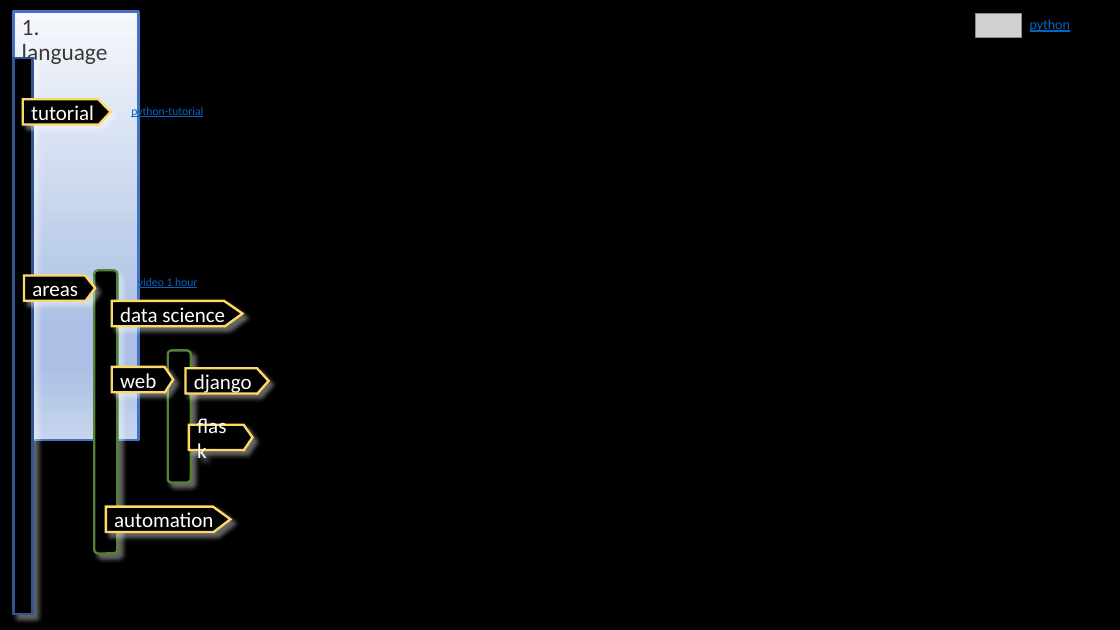
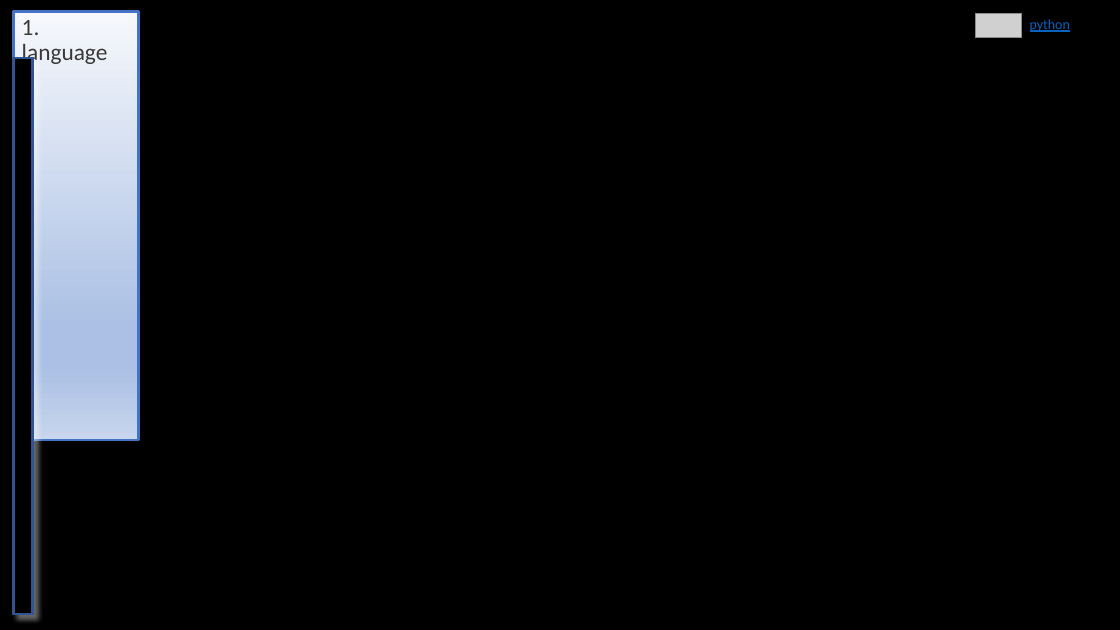
Before and after one commit to 1010836/portfolio, a slide deck: slide 1 of python/language/language.pptx. Drawn at 1120x630 pixels with LibreOffice and Linux fonts; fonts in the diff are those of the drawing; grey boxes stand for pictures; background and template pictures are left out. Boxes give left, top, right and bottom in pixels: in the first picture for what was removed or moved away, otherwise in the second. Text is boxed around its words. In the diff, an @@ line names an element or a change of style, - is before the commit and + after.

Commit message:
python

```diff
--- a/python/language/language.pptx
+++ b/python/language/language.pptx
@@ freeform shape removed at (x1=23, y1=99, x2=110, y2=124) @@
-tutorial
@@ text removed at (x1=131, y1=105, x2=203, y2=118) @@
-python-tutorial
@@ freeform shape removed at (x1=24, y1=276, x2=96, y2=301) @@
-areas
@@ rounded rectangle removed at (x1=94, y1=271, x2=117, y2=554) @@
@@ text removed at (x1=138, y1=276, x2=197, y2=289) @@
-video 1 hour
@@ freeform shape removed at (x1=112, y1=301, x2=243, y2=326) @@
-data science
@@ rounded rectangle removed at (x1=168, y1=350, x2=191, y2=482) @@
@@ freeform shape removed at (x1=112, y1=367, x2=173, y2=392) @@
-web
@@ freeform shape removed at (x1=186, y1=368, x2=269, y2=393) @@
-django
@@ freeform shape removed at (x1=189, y1=425, x2=253, y2=450) @@
-flask
@@ freeform shape removed at (x1=106, y1=507, x2=230, y2=532) @@
-automation
```
Also in this commit, not shown: 2 other slides changed, 2 slides added, 10 slides removed, 30 other files.
